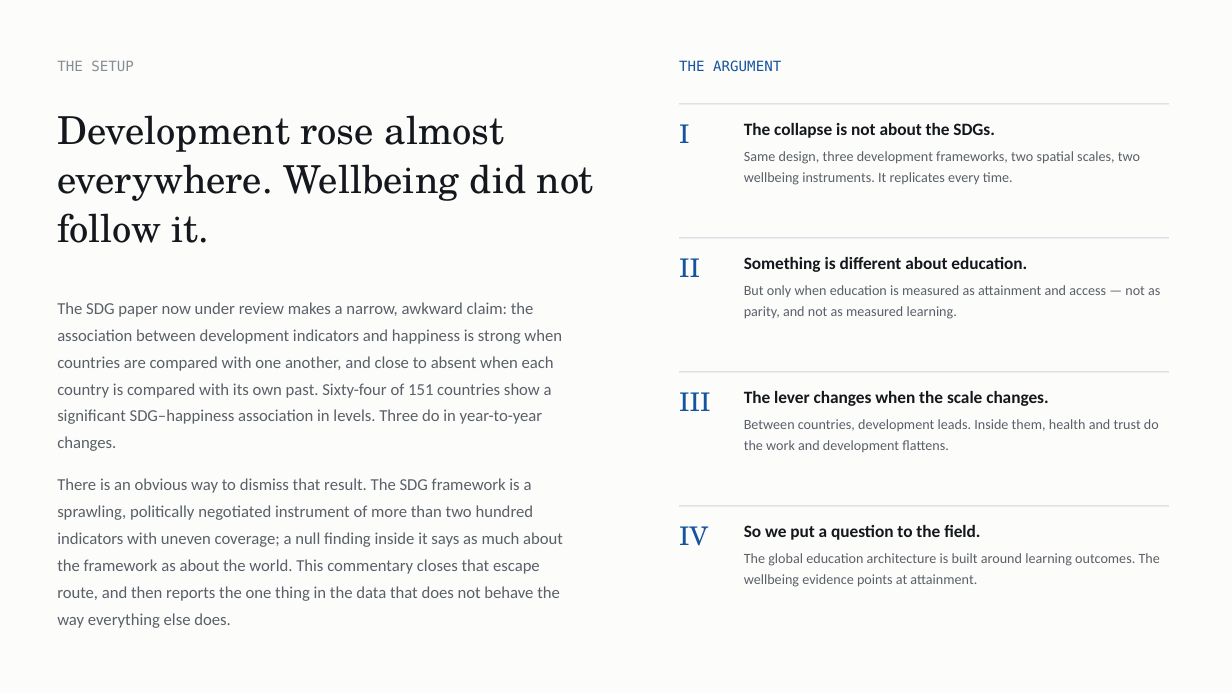
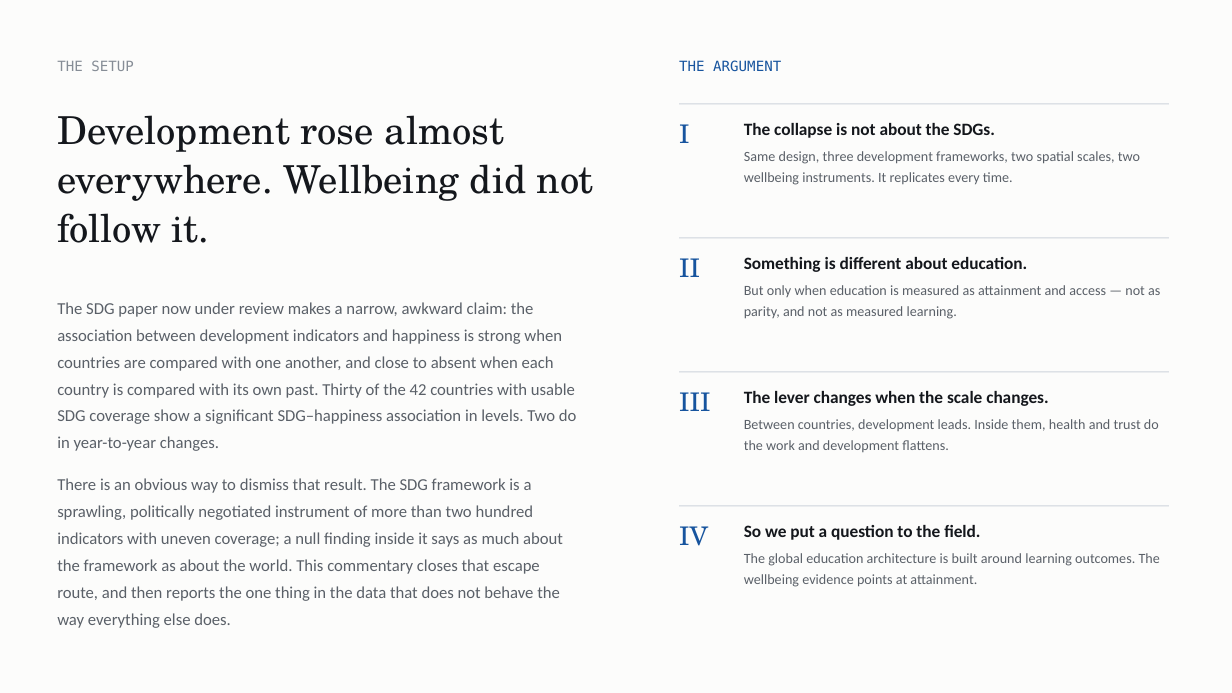
Before and after one commit to cwejnert/HDI-Happiness, a slide deck: slide 2 of deck/The_Education_Exception.pptx. Drawn at 1232x693 pixels with LibreOffice and Linux fonts; fonts in the diff are those of the drawing. Boxes give left, top, right and bottom in pixels: in the first picture for what was removed or moved away, otherwise in the second. Text is boxed around its words. In the diff, an @@ line names an element or a change of style, - is before the commit and + after.

```diff
--- a/deck/The_Education_Exception.pptx
+++ b/deck/The_Education_Exception.pptx
@@ text at bbox=[57, 302, 577, 451]: text changed @@
-The SDG paper now under review makes a narrow, awkward claim: the association between development indicators and happiness is strong when countries are compared with one another, and close to absent when each country is compared with its own past. Sixty-four of 151 countries show a significant SDG–happiness association in levels. Three do in year-to-year changes.
+The SDG paper now under review makes a narrow, awkward claim: the association between development indicators and happiness is strong when countries are compared with one another, and close to absent when each country is compared with its own past. Thirty of the 42 countries with usable SDG coverage show a significant SDG–happiness association in levels. Two do in year-to-year changes.
```
Also in this commit, not shown: 8 other slides changed, 5 other files.
